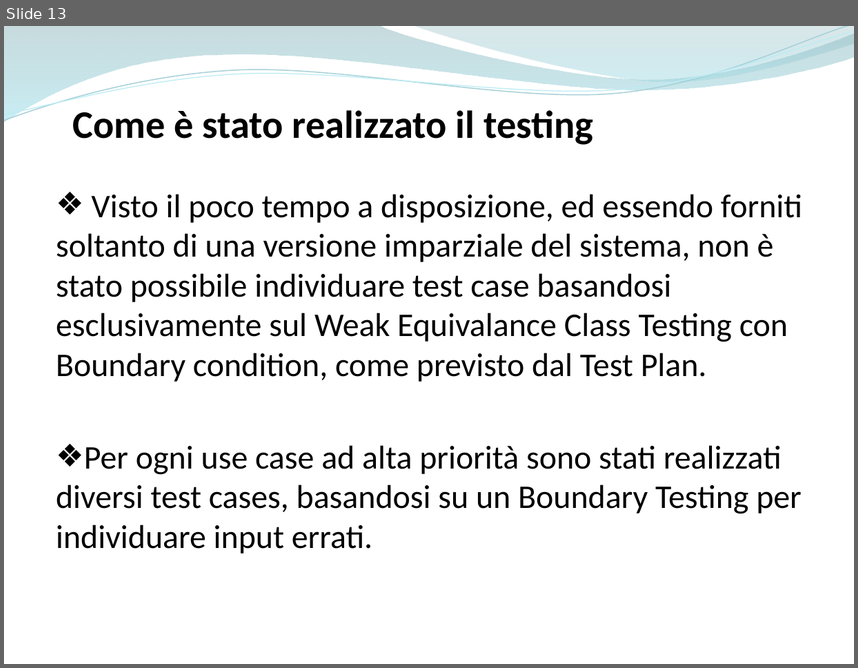
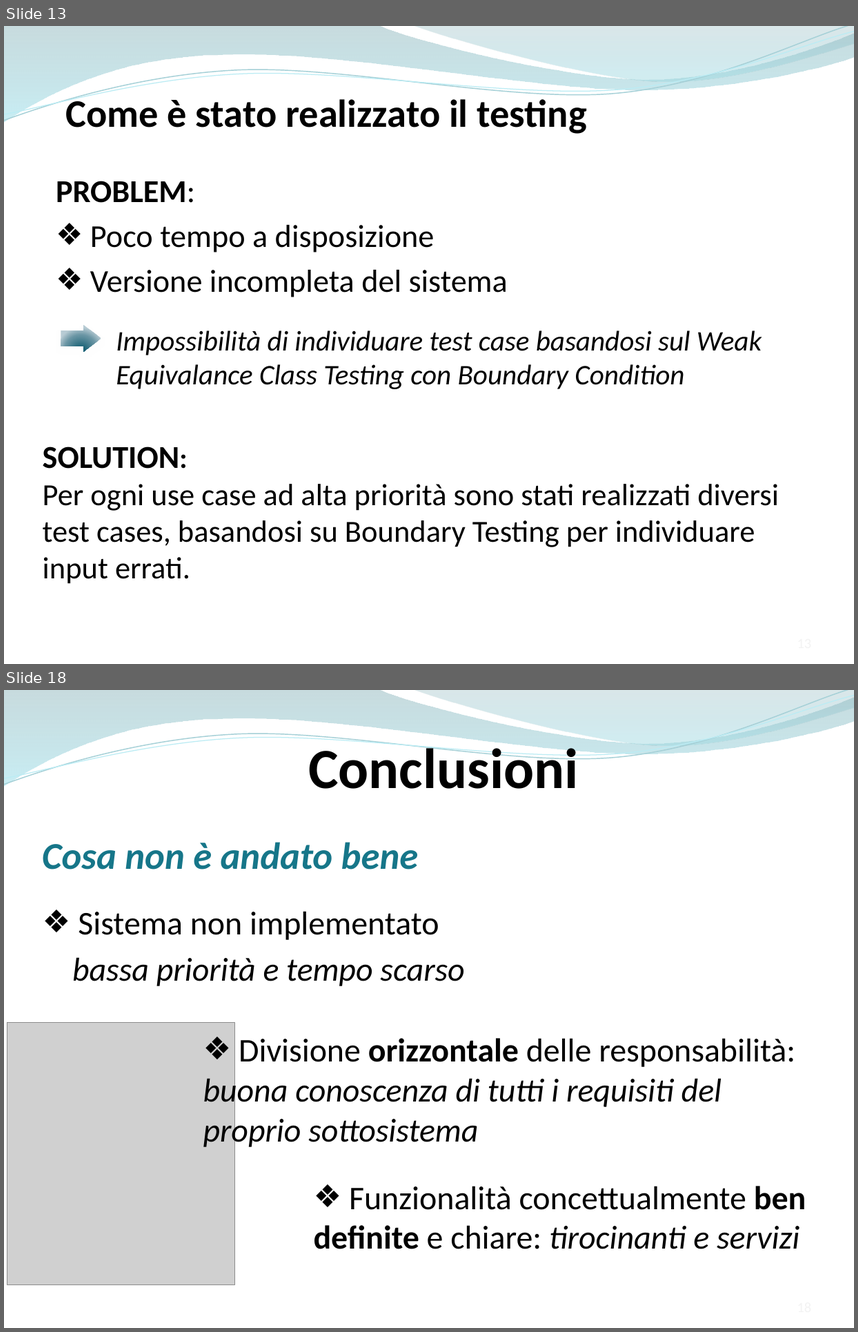
Before and after one commit to ammirate/at-silo, a slide deck: Presentazione/Atsilo2/Ferrara/Ferrara_M_PresentazioneFinale.pptx. Shown one above the other, each under a label of ours: slide 13 before the commit, slides 13 and 18 after it; the slides between them are not shown. The pictures are 858x668 and 858x1332 pixels, drawn with LibreOffice and Linux fonts; fonts in the diff are those of the drawing; grey boxes stand for pictures. Boxes give left, top, right and bottom in pixels: in the first picture for what was removed or moved away, otherwise in the second. Text is boxed around its words. In the diff, an @@ line names an element or a change of style, - is before the commit and + after.

```diff
--- a/Presentazione/Atsilo2/Ferrara/Ferrara_M_PresentazioneFinale.pptx
+++ b/Presentazione/Atsilo2/Ferrara/Ferrara_M_PresentazioneFinale.pptx
@@ slide 18 added at [4, 690, 854, 1328], background #FFFFFF; not listed: 4 template elements that a slide beside it also shows @@
@@ text added at [308, 741, 578, 789], 48 pt, text #000000, bold @@
+Conclusioni
@@ text added at [42, 842, 419, 869], 32 pt, text #167689, bold, italic @@
+Cosa non è andato bene
@@ text added at [72, 911, 464, 986], 28 pt, text #000000, italic @@
+❖ Sistema non implementato
+bassa priorità e tempo scarso
@@ picture added at [7, 1023, 235, 1284] @@
@@ text added at [203, 1038, 795, 1149], 28 pt, text #000000, italic @@
+❖ Divisione orizzontale delle responsabilità: buona conoscenza di tutti i requisiti del proprio sottosistema
@@ text added at [314, 1185, 806, 1249], 28 pt, text #000000 @@
+❖ Funzionalità concettualmente ben definite e chiare: tirocinanti e servizi
@@ slide 13 changed as well @@
@@ text "Come è stato realizzato il ..." rewrapped from [72, 110, 593, 145] to [65, 94, 587, 134] @@
@@ text at [56, 181, 508, 297]: text changed; size 28 to 27 pt @@
-❖ Visto il poco tempo a disposizione, ed essendo forniti soltanto di una versione imparziale del sistema, non è stato possibile individuare test case basandosi esclusivamente sul Weak Equivalance Class Testing con Boundary condition, come previsto dal Test Plan.
-❖ Per ogni use case ad alta priorità sono stati realizzati diversi test cases, basandosi su un Boundary Testing per individuare input errati.
+PROBLEM:
+❖ Poco tempo a disposizione
+❖ Versione incompleta del sistema
@@ right arrow added at [61, 324, 101, 351], fill gradient #005468 to #6A96A5 to #B8CCD4 @@
@@ text added at [116, 330, 762, 389], 24 pt, text #000000, italic @@
+Impossibilità di individuare test case basandosi sul Weak Equivalance Class Testing con Boundary Condition
@@ text added at [43, 446, 779, 584], 26 pt, text #000000 @@
+SOLUTION:
+Per ogni use case ad alta priorità sono stati realizzati diversi test cases, basandosi su Boundary Testing per individuare input errati.
```
Also in this commit, not shown: 12 other slides changed, 4 other slides added, 3 slides removed.
